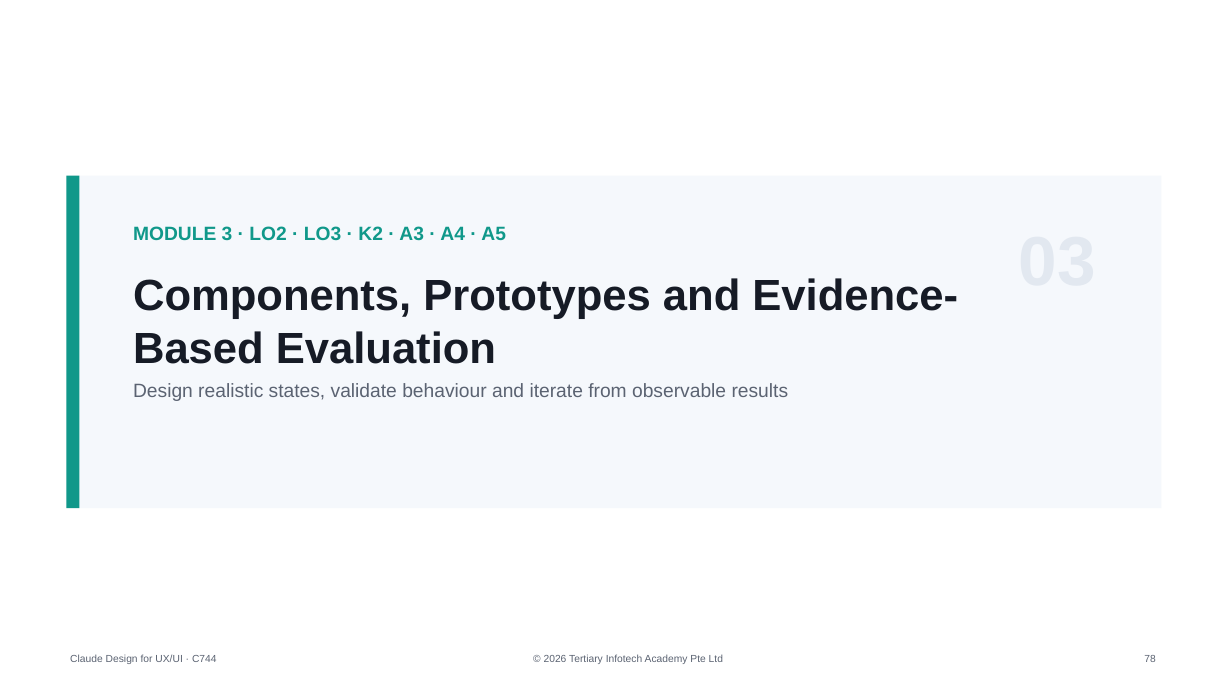
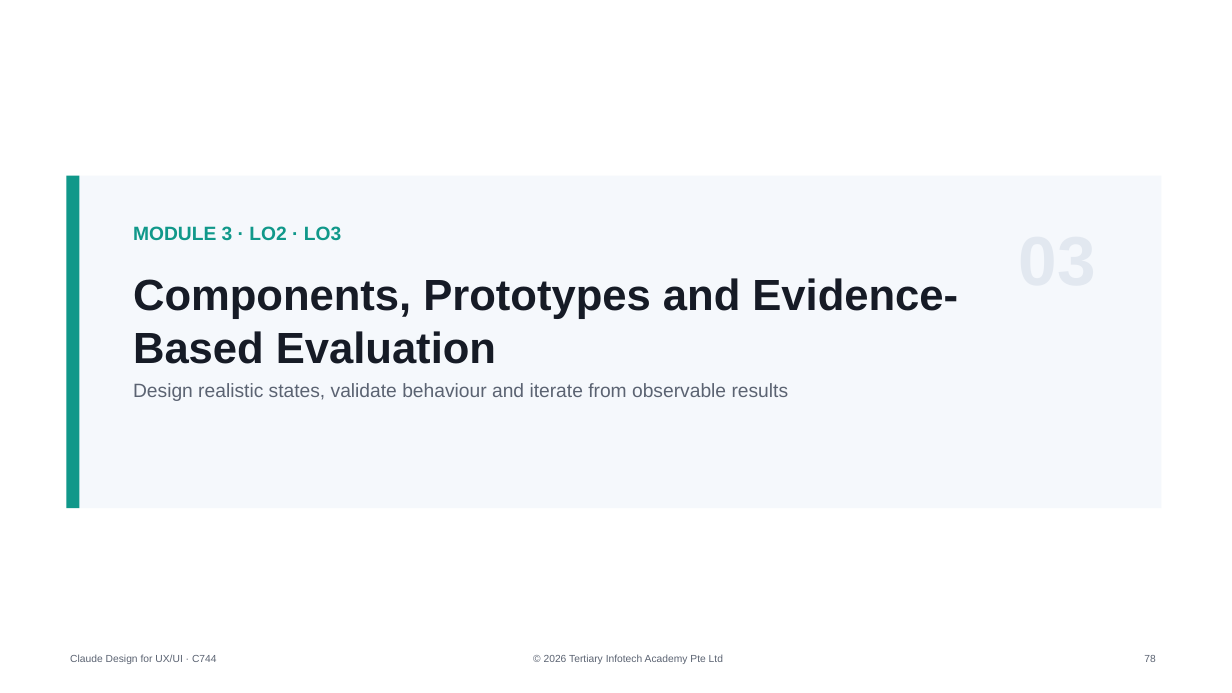
Before and after one commit to tertiarycourses/C744-Claude-Design-for-UX-UI, a slide deck: slide 78 of courseware/Claude Design for UX-UI-v2.0.pptx. Drawn at 1232x693 pixels with LibreOffice and Linux fonts; fonts in the diff are those of the drawing. Boxes give left, top, right and bottom in pixels: in the first picture for what was removed or moved away, otherwise in the second. Text is boxed around its words. In the diff, an @@ line names an element or a change of style, - is before the commit and + after.

```diff
--- a/courseware/Claude Design for UX-UI-v2.0.pptx
+++ b/courseware/Claude Design for UX-UI-v2.0.pptx
@@ text at [133,226,341,241]: text changed @@
-MODULE 3 · LO2 · LO3 · K2 · A3 · A4 · A5
+MODULE 3 · LO2 · LO3
```
Also in this commit, not shown: 12 other slides changed, 14 other files.
